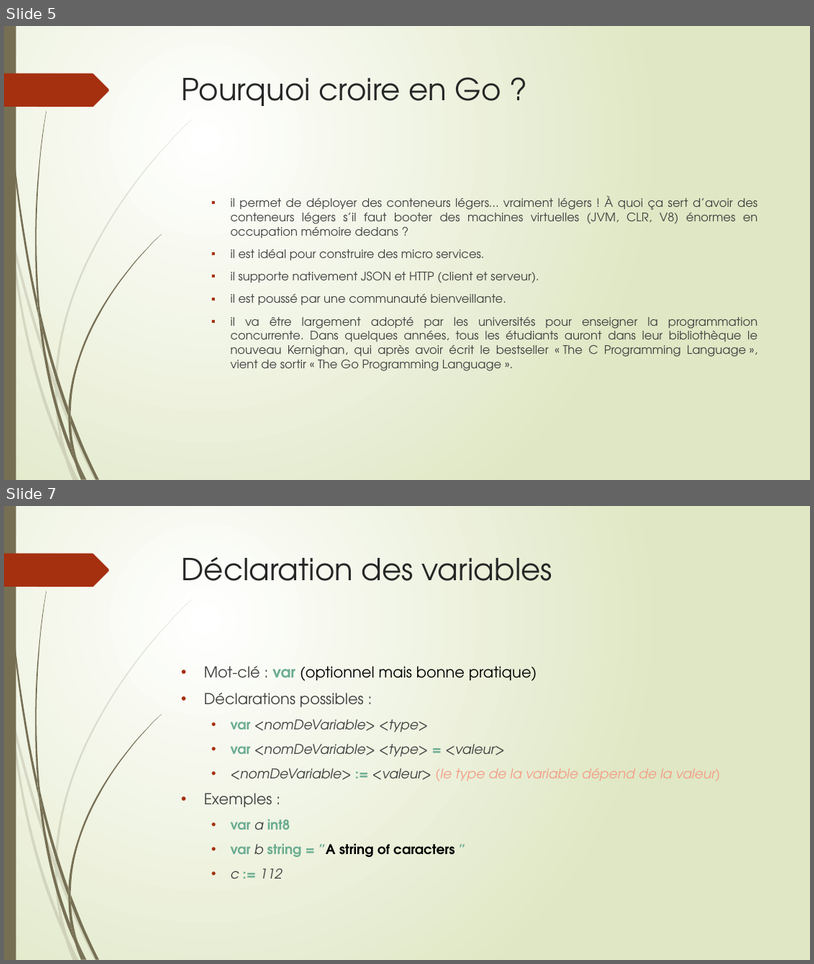
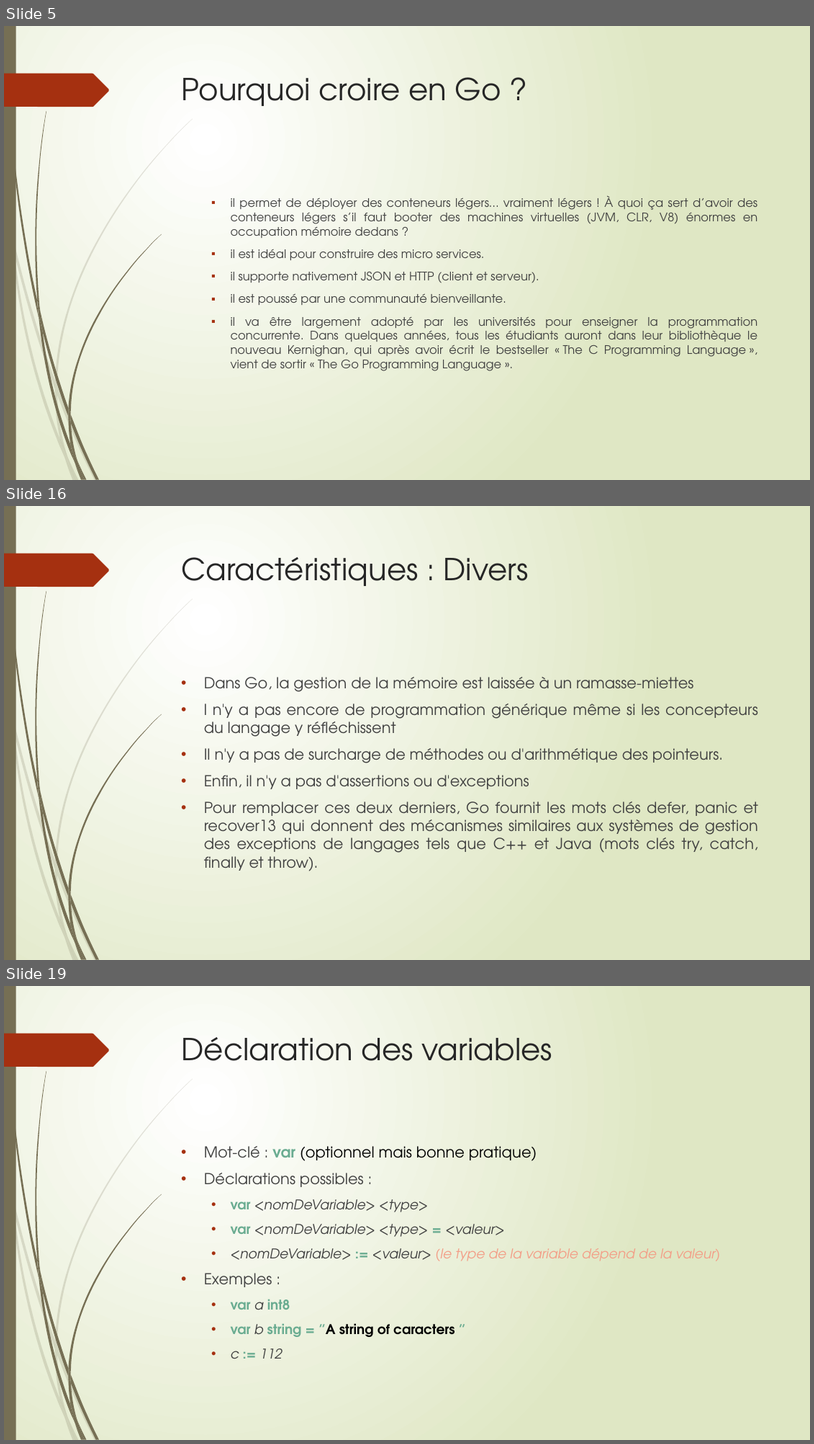
Before and after one commit to thierrydecker/learning-go, a slide deck: learning-go.pptx. Shown one above the other, each under a label of ours: slides 5 and 7 before the commit, slides 5, 16 and 19 after it; the slides between them are not shown. The pictures are 814x964 and 814x1444 pixels, drawn with LibreOffice and Linux fonts; fonts in the diff are those of the drawing. Boxes give left, top, right and bottom in pixels: in the first picture for what was removed or moved away, otherwise in the second. Text is boxed around its words. In the diff, an @@ line names an element or a change of style, - is before the commit and + after.

```diff
--- a/learning-go.pptx
+++ b/learning-go.pptx
@@ slide 16 added at [4, 506, 810, 960], background gradient #FFFFFF to #DFE8C4; not listed: 24 template elements that a slide beside it also shows @@
@@ title added at [182, 557, 529, 586], 36 pt, text #262626 @@
+Caractéristiques : Divers
@@ text added at [204, 677, 759, 871], 18 pt, text #404040 @@
+• Dans Go, la gestion de la mémoire est laissée à un ramasse-miettes
+• l n'y a pas encore de programmation générique même si les concepteurs du langage y réfléchissent
+• Il n'y a pas de surcharge de méthodes ou d'arithmétique des pointeurs.
+• Enfin, il n'y a pas d'assertions ou d'exceptions
+• Pour remplacer ces deux derniers, Go fournit les mots clés defer, panic et recover13 qui donnent des mécanismes similaires aux systèmes de gestion des exceptions de langages tels que C++ et Java (mots clés try, catch, finally et throw).
@@ what was slide 7 is now slide 19 @@
```
Also in this commit, not shown: 1 slide changed, 12 other slides added.
